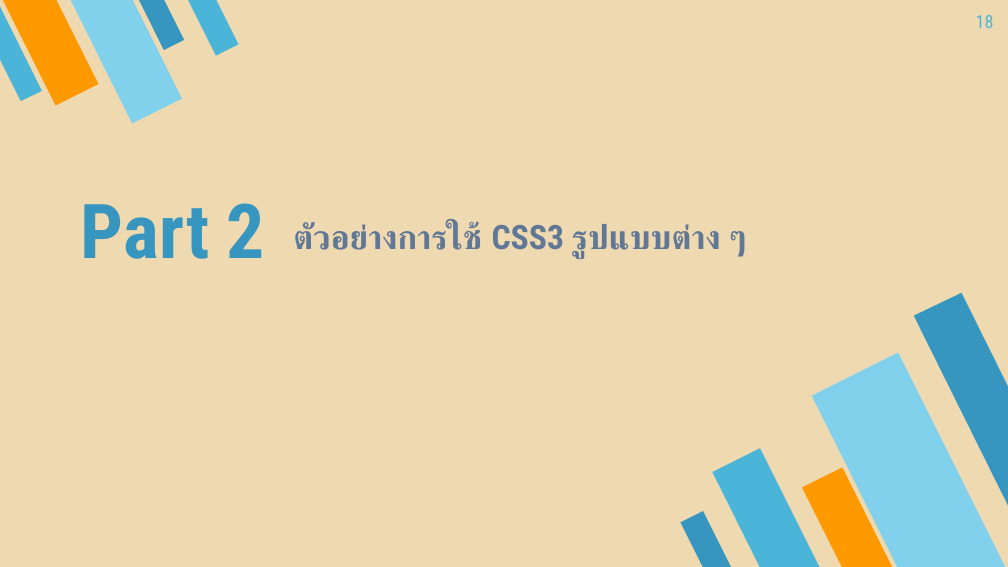
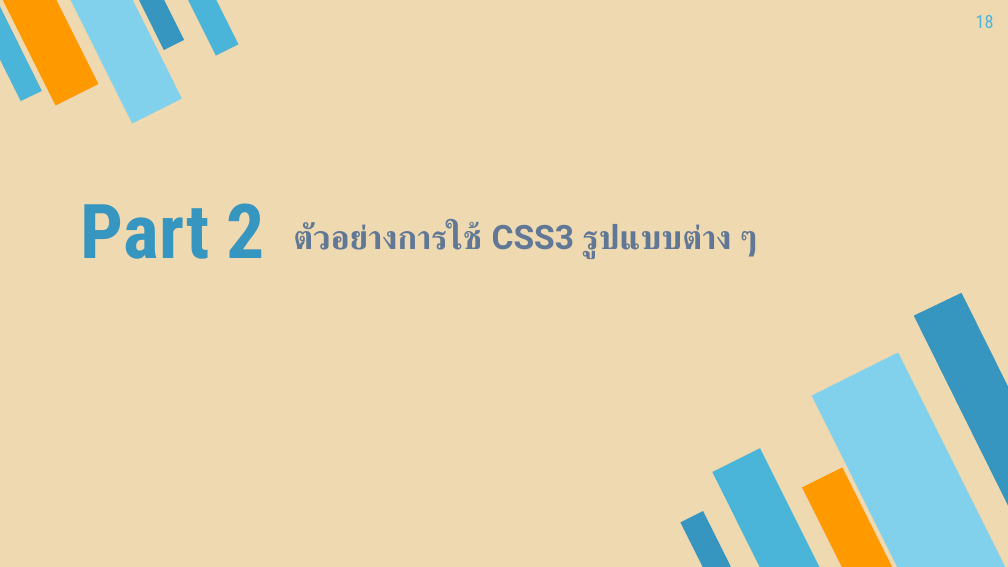
Before and after one commit to tinnakorn03/html5css3.code, a slide deck: slide 18 of file/CSS3.pptx. Drawn at 1008x567 pixels with LibreOffice and Linux fonts; fonts in the diff are those of the drawing. Boxes give left, top, right and bottom in pixels: in the first picture for what was removed or moved away, otherwise in the second. Text is boxed around its words. In the diff, an @@ line names an element or a change of style, - is before the commit and + after.

```diff
--- a/file/CSS3.pptx
+++ b/file/CSS3.pptx
@@ text "ตัวอย่างการใช้ CSS3 รูปแบบต่าง ๆ" at box(293, 223, 758, 258): font Roboto Condensed to Roboto @@
```
Also in this commit, not shown: 11 other slides changed, 4 slides removed, 8 other files.
